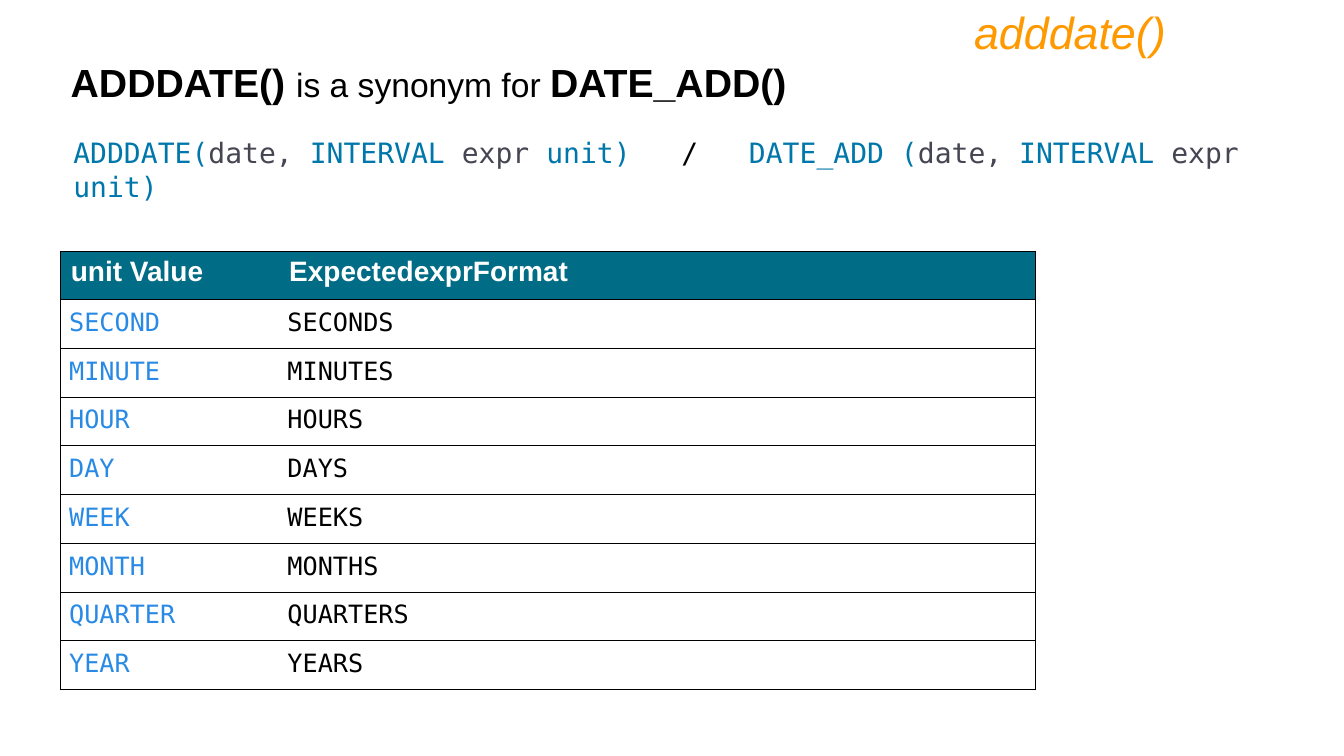
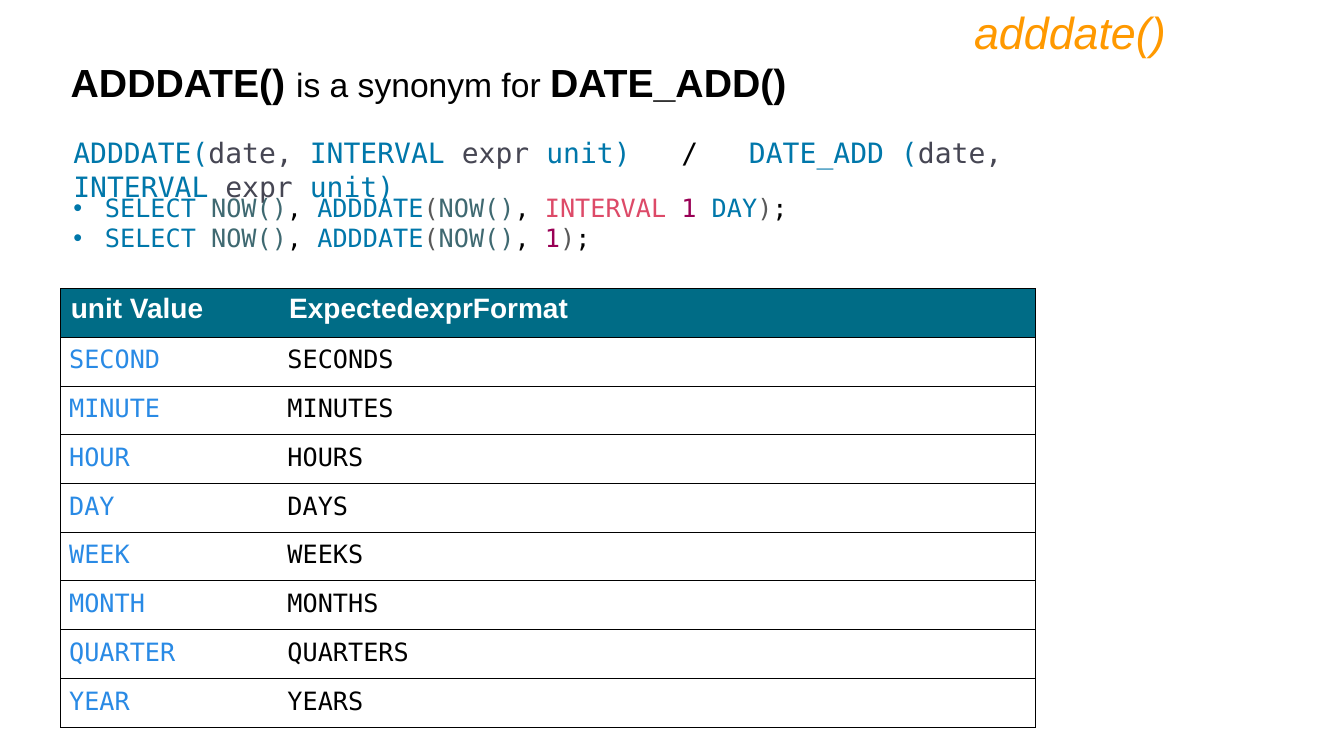
Before and after one commit to RajnishJadhav/DBT, a slide deck: slide 109 of IET MySQL PPT Ver9.pptx. Drawn at 1344x756 pixels with LibreOffice and Linux fonts; fonts in the diff are those of the drawing. Boxes give left, top, right and bottom in pixels: in the first picture for what was removed or moved away, otherwise in the second. Text is boxed around its words. In the diff, an @@ line names an element or a change of style, - is before the commit and + after.

```diff
--- a/IET MySQL PPT Ver9.pptx
+++ b/IET MySQL PPT Ver9.pptx
@@ text "ADDDATE(date, INTERVAL expr unit) / ..." rewrapped from (73, 141, 1238, 170) to (73, 141, 1002, 170) @@
@@ text added at (105, 196, 788, 251), 18 pt, text #0077AA @@
+• SELECT NOW(), ADDDATE(NOW(), INTERVAL 1 DAY);
+• SELECT NOW(), ADDDATE(NOW(), 1);
@@ table: place and size @@
-table at (60, 251, 1035, 690)
+table at (60, 288, 1035, 727)
```
Also in this commit, not shown: 8 other slides changed, 108 slides added, 8 other files.
